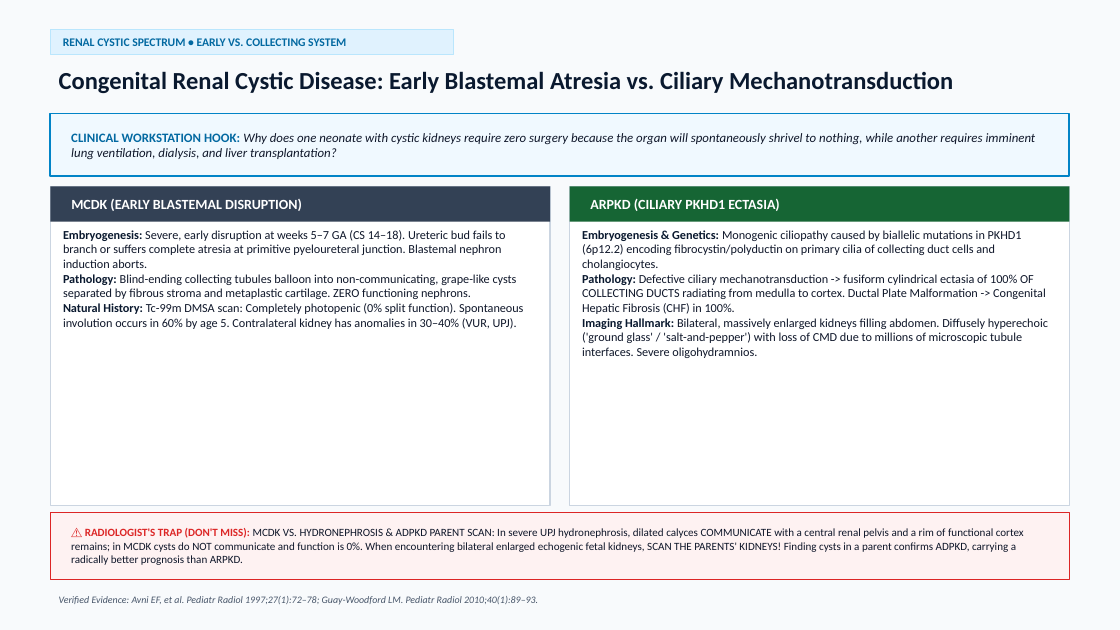
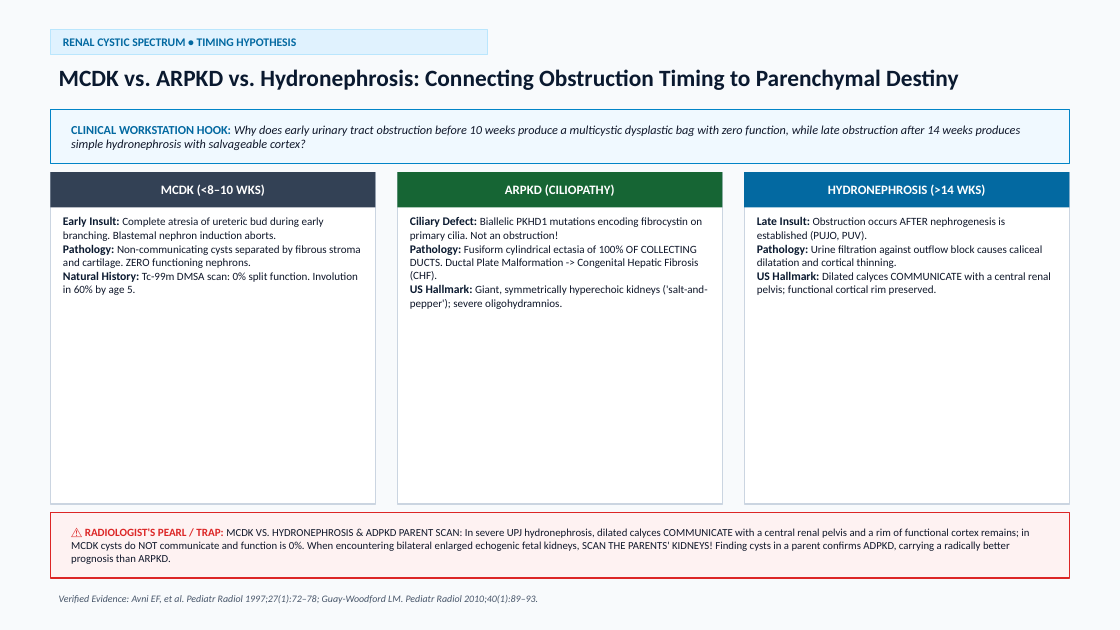
Before and after one commit to medicoforever/embryology-radiology-masterclass, a slide deck: slide 22 of Embryology_GIT_GU_Radiology_Masterclass.pptx (slide 13 before the commit). Drawn at 1120x630 pixels with LibreOffice and Linux fonts; fonts in the diff are those of the drawing. Boxes give left, top, right and bottom in pixels: in the first picture for what was removed or moved away, otherwise in the second. Text is boxed around its words. In the diff, an @@ line names an element or a change of style, - is before the commit and + after.

```diff
--- a/Embryology_GIT_GU_Radiology_Masterclass.pptx
+++ b/Embryology_GIT_GU_Radiology_Masterclass.pptx
@@ rectangle resized from (x1=50, y1=29, x2=454, y2=55) to (x1=50, y1=29, x2=487, y2=55) @@
@@ text at (x1=63, y1=38, x2=296, y2=46): text changed @@
-RENAL CYSTIC SPECTRUM • EARLY VS. COLLECTING SYSTEM
+RENAL CYSTIC SPECTRUM • TIMING HYPOTHESIS
@@ text at (x1=59, y1=69, x2=958, y2=90): text changed; size 21 to 20 pt @@
-Congenital Renal Cystic Disease: Early Blastemal Atresia vs. Ciliary Mechanotransduction
+MCDK vs. ARPKD vs. Hydronephrosis: Connecting Obstruction Timing to Parenchymal Destiny
@@ rectangle resized from (x1=50, y1=113, x2=1070, y2=176) to (x1=50, y1=109, x2=1070, y2=164) @@
@@ rectangle at (x1=50, y1=109, x2=1070, y2=164): outline #0284C7 1.5 pt to #0284C7 1.2 pt @@
@@ text at (x1=71, y1=125, x2=1021, y2=150): text changed; size 11 to 10.5 pt @@
-CLINICAL WORKSTATION HOOK: Why does one neonate with cystic kidneys require zero surgery because the organ will spontaneously shrivel to nothing, while another requires imminent lung ventilation, dialysis, and liver transplantation?
+CLINICAL WORKSTATION HOOK: Why does early urinary tract obstruction before 10 weeks produce a multicystic dysplastic bag with zero function, while late obstruction after 14 weeks produces simple hydronephrosis with salvageable cortex?
@@ rectangle resized from (x1=50, y1=187, x2=550, y2=506) to (x1=50, y1=172, x2=376, y2=504) @@
@@ rectangle resized from (x1=50, y1=187, x2=550, y2=222) to (x1=50, y1=172, x2=376, y2=208) @@
@@ rectangle resized from (x1=570, y1=187, x2=1070, y2=222) to (x1=397, y1=172, x2=723, y2=208) @@
@@ rectangle added at (x1=397, y1=172, x2=723, y2=504), fill #FFFFFF, outline #CBD5E1 1.2 pt @@
@@ rectangle resized from (x1=570, y1=187, x2=1070, y2=506) to (x1=744, y1=172, x2=1070, y2=504) @@
@@ rectangle added at (x1=744, y1=172, x2=1070, y2=208), fill #0369A1 @@
@@ text removed at (x1=71, y1=199, x2=302, y2=211) @@
-MCDK (EARLY BLASTEMAL DISRUPTION)
@@ text added at (x1=161, y1=184, x2=265, y2=196), 11 pt, text #FFFFFF, bold @@
+MCDK (<8–10 WKS)
@@ text added at (x1=505, y1=184, x2=615, y2=196), 11 pt, text #FFFFFF, bold @@
+ARPKD (CILIOPATHY)
@@ text removed at (x1=590, y1=199, x2=780, y2=211) @@
-ARPKD (CILIARY PKHD1 ECTASIA)
@@ text added at (x1=828, y1=184, x2=986, y2=196), 11 pt, text #FFFFFF, bold @@
+HYDRONEPHROSIS (>14 WKS)
@@ text at (x1=63, y1=216, x2=361, y2=295): text changed; size 10.5 to 9.5 pt @@
-Embryogenesis: Severe, early disruption at weeks 5–7 GA (CS 14–18). Ureteric bud fails to branch or suffers complete atresia at primitive pyeloureteral junction. Blastemal nephron induction aborts.
-Pathology: Blind-ending collecting tubules balloon into non-communicating, grape-like cysts separated by fibrous stroma and metaplastic cartilage. ZERO functioning nephrons.
-Natural History: Tc-99m DMSA scan: Completely photopenic (0% split function). Spontaneous involution occurs in 60% by age 5. Contralateral kidney has anomalies in 30–40% (VUR, UPJ).
+Early Insult: Complete atresia of ureteric bud during early branching. Blastemal nephron induction aborts.
+Pathology: Non-communicating cysts separated by fibrous stroma and cartilage. ZERO functioning nephrons.
+Natural History: Tc-99m DMSA scan: 0% split function. Involution in 60% by age 5.
@@ text at (x1=410, y1=216, x2=708, y2=309): text changed; size 10.5 to 9.5 pt @@
-Embryogenesis & Genetics: Monogenic ciliopathy caused by biallelic mutations in PKHD1 (6p12.2) encoding fibrocystin/polyductin on primary cilia of collecting duct cells and cholangiocytes.
-Pathology: Defective ciliary mechanotransduction -> fusiform cylindrical ectasia of 100% OF COLLECTING DUCTS radiating from medulla to cortex. Ductal Plate Malformation -> Congenital Hepatic Fibrosis (CHF) in 100%.
-Imaging Hallmark: Bilateral, massively enlarged kidneys filling abdomen. Diffusely hyperechoic ('ground glass' / 'salt-and-pepper') with loss of CMD due to millions of microscopic tubule interfaces. Severe oligohydramnios.
+Ciliary Defect: Biallelic PKHD1 mutations encoding fibrocystin on primary cilia. Not an obstruction!
+Pathology: Fusiform cylindrical ectasia of 100% OF COLLECTING DUCTS. Ductal Plate Malformation -> Congenital Hepatic Fibrosis (CHF).
+US Hallmark: Giant, symmetrically hyperechoic kidneys ('salt-and-pepper'); severe oligohydramnios.
@@ text added at (x1=757, y1=216, x2=1051, y2=295), 9.5 pt, text #0F172A @@
+Late Insult: Obstruction occurs AFTER nephrogenesis is established (PUJO, PUV).
+Pathology: Urine filtration against outflow block causes caliceal dilatation and cortical thinning.
+US Hallmark: Dilated calyces COMMUNICATE with a central renal pelvis; functional cortical rim preserved.
@@ text at (x1=71, y1=528, x2=1029, y2=564): text changed; size 9.5 to 9.2 pt @@
-⚠️ RADIOLOGIST'S TRAP (DON'T MISS): MCDK VS. HYDRONEPHROSIS & ADPKD PARENT SCAN: In severe UPJ hydronephrosis, dilated calyces COMMUNICATE with a central renal pelvis and a rim of functional cortex remains; in MCDK cysts do NOT communicate and function is 0%. When encountering bilateral enlarged echogenic fetal kidneys, SCAN THE PARENTS' KIDNEYS! Finding cysts in a parent confirms ADPKD, carrying a radically better prognosis than ARPKD.
+⚠️ RADIOLOGIST'S PEARL / TRAP: MCDK VS. HYDRONEPHROSIS & ADPKD PARENT SCAN: In severe UPJ hydronephrosis, dilated calyces COMMUNICATE with a central renal pelvis and a rim of functional cortex remains; in MCDK cysts do NOT communicate and function is 0%. When encountering bilateral enlarged echogenic fetal kidneys, SCAN THE PARENTS' KIDNEYS! Finding cysts in a parent confirms ADPKD, carrying a radically better prognosis than ARPKD.
```
Also in this commit, not shown: 15 other slides changed, 14 slides added, 4 slides removed.
